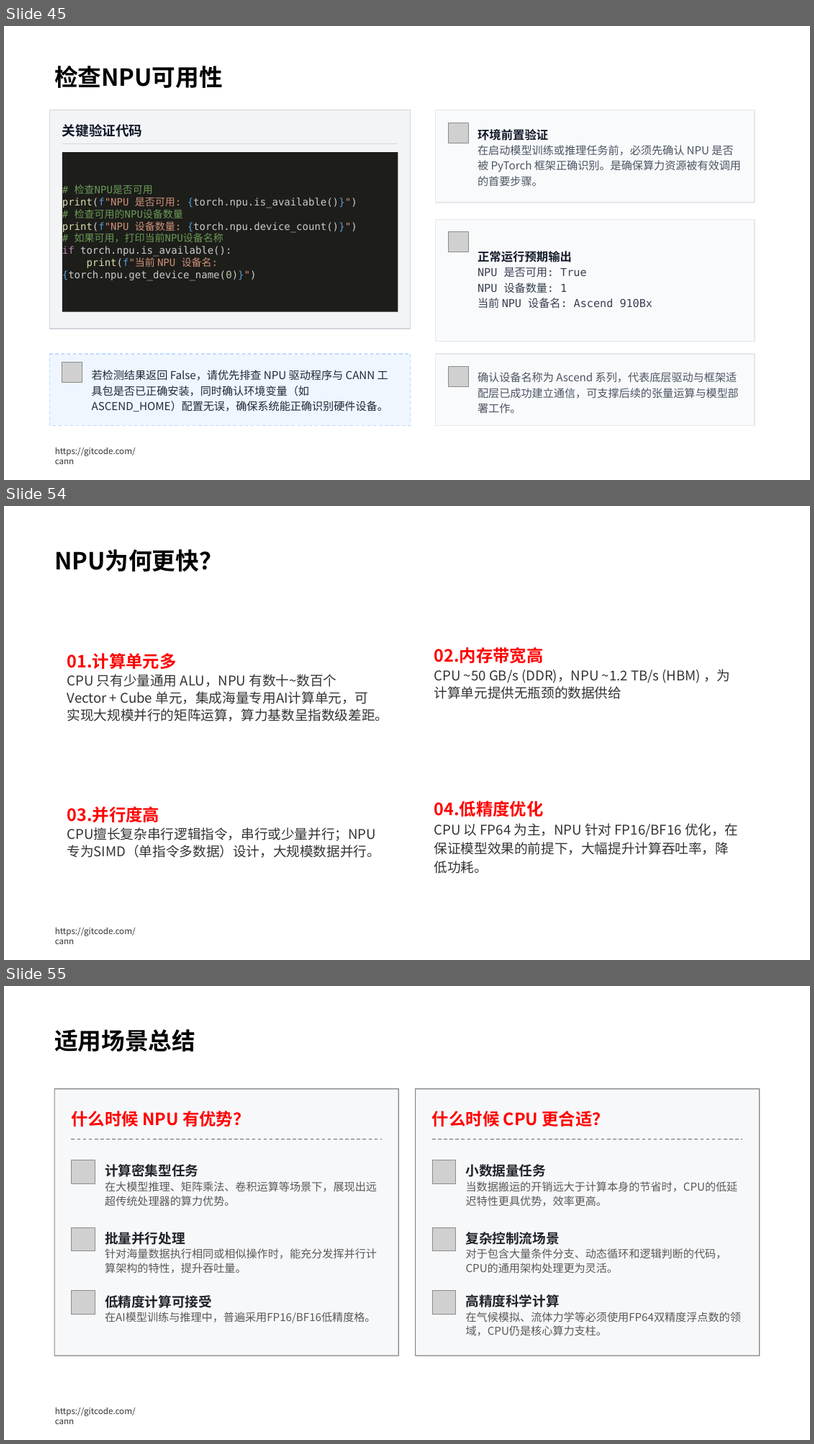
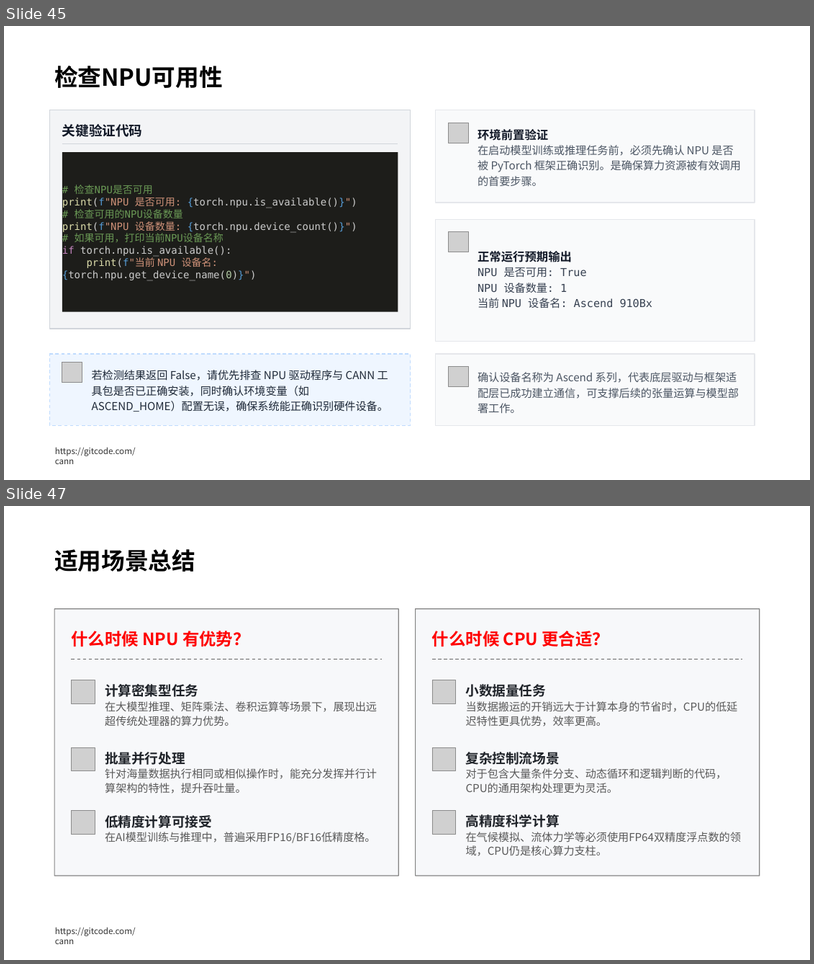
Before and after one commit to hicann/cann-learning-hub, a slide deck: quick_start/cann_basics/slides/artificial_intelligence_basics.pptx. Shown one above the other, each under a label of ours: slides 45, 54 and 55 before the commit, slides 45 and 47 after it; the slides between them are not shown. The pictures are 814x1444 and 814x964 pixels, drawn with LibreOffice and Linux fonts; fonts in the diff are those of the drawing; grey boxes stand for pictures; background and template pictures are left out. Boxes give left, top, right and bottom in pixels: in the first picture for what was removed or moved away, otherwise in the second. Text is boxed around its words. In the diff, an @@ line names an element or a change of style, - is before the commit and + after.

```diff
--- a/quick_start/cann_basics/slides/artificial_intelligence_basics.pptx
+++ b/quick_start/cann_basics/slides/artificial_intelligence_basics.pptx
@@ slide 54 removed at [4, 506, 810, 960], background #FFFFFF; not listed: 1 template element that a slide beside it also shows @@
@@ text removed at [54, 549, 223, 572] @@
-NPU为何更快？
@@ rounded rectangle removed at [55, 643, 277, 723] @@
@@ text removed at [67, 653, 389, 721] @@
-01.计算单元多
-CPU 只有少量通用 ALU，NPU 有数十~数百个 Vector + Cube 单元，集成海量专用AI计算单元，可实现大规模并行的矩阵运算，算力基数呈指数级差距。
@@ rounded rectangle removed at [422, 643, 644, 733] @@
@@ text removed at [435, 647, 730, 699] @@
-02.内存带宽高
-CPU ~50 GB/s (DDR)，NPU ~1.2 TB/s (HBM) ，为计算单元提供无瓶颈的数据供给
@@ rounded rectangle removed at [55, 791, 277, 871] @@
@@ text removed at [67, 806, 381, 857] @@
-03.并行度高
-CPU擅长复杂串行逻辑指令，串行或少量并行；NPU专为SIMD（单指令多数据）设计，大规模数据并行。
@@ rounded rectangle removed at [422, 791, 644, 871] @@
@@ text removed at [435, 800, 738, 873] @@
-04.低精度优化
-CPU 以 FP64 为主，NPU 针对 FP16/BF16 优化，在保证模型效果的前提下，大幅提升计算吞吐率，降低功耗。
@@ what was slide 55 is now slide 47 @@
```
Also in this commit, not shown: 7 slides changed, 1 slide added, 8 other slides removed, 6 other files.
